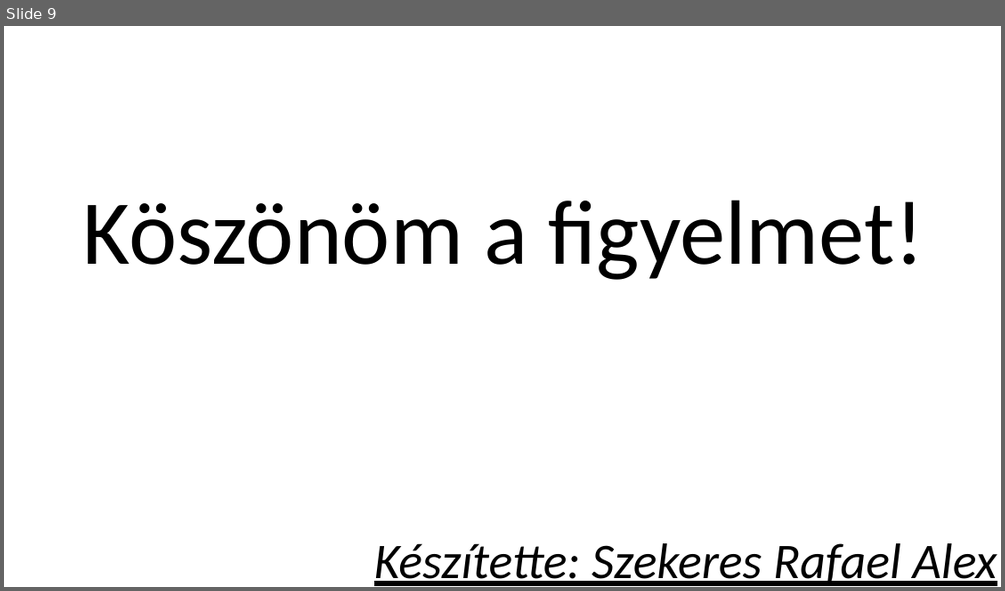
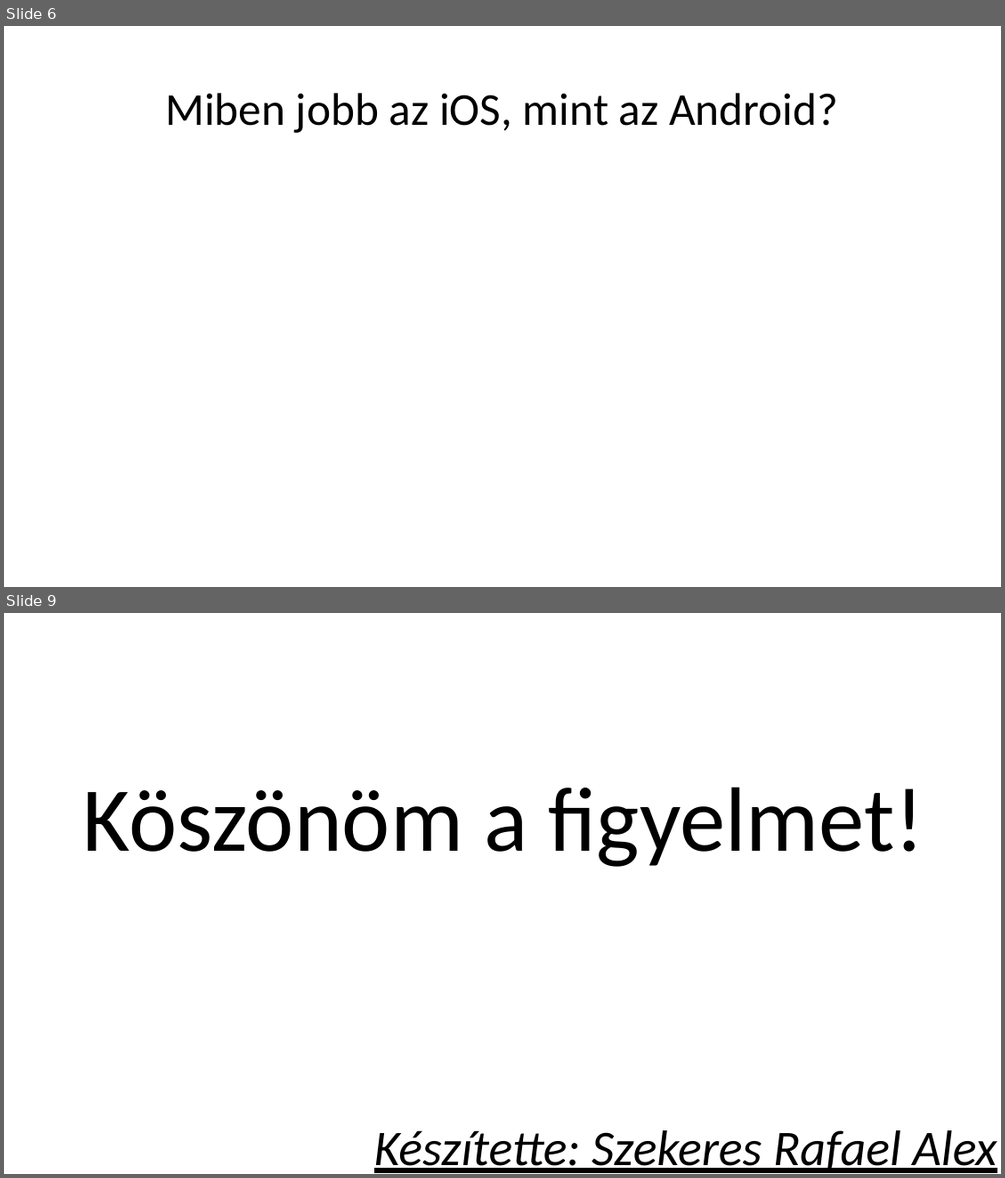
Before and after one commit to RafaelAlex123/ikt-szakmai-ppt, a slide deck: ikt powerpoint.pptx. Shown one above the other, each under a label of ours: slide 9 before the commit, slides 6 and 9 after it; the slides between them are not shown. The pictures are 1005x591 and 1005x1178 pixels, drawn with LibreOffice and Linux fonts; fonts in the diff are those of the drawing. Boxes give left, top, right and bottom in pixels: in the first picture for what was removed or moved away, otherwise in the second. Text is boxed around its words. In the diff, an @@ line names an element or a change of style, - is before the commit and + after.

```diff
--- a/ikt powerpoint.pptx
+++ b/ikt powerpoint.pptx
@@ slide 6 added at [4,26,1001,587], background #FFFFFF @@
@@ title added at [165,93,838,133], 44 pt, text #000000 @@
+Miben jobb az iOS, mint az Android?
```
Also in this commit, not shown: 1 slide changed, 5 other slides added, 6 slides removed.
